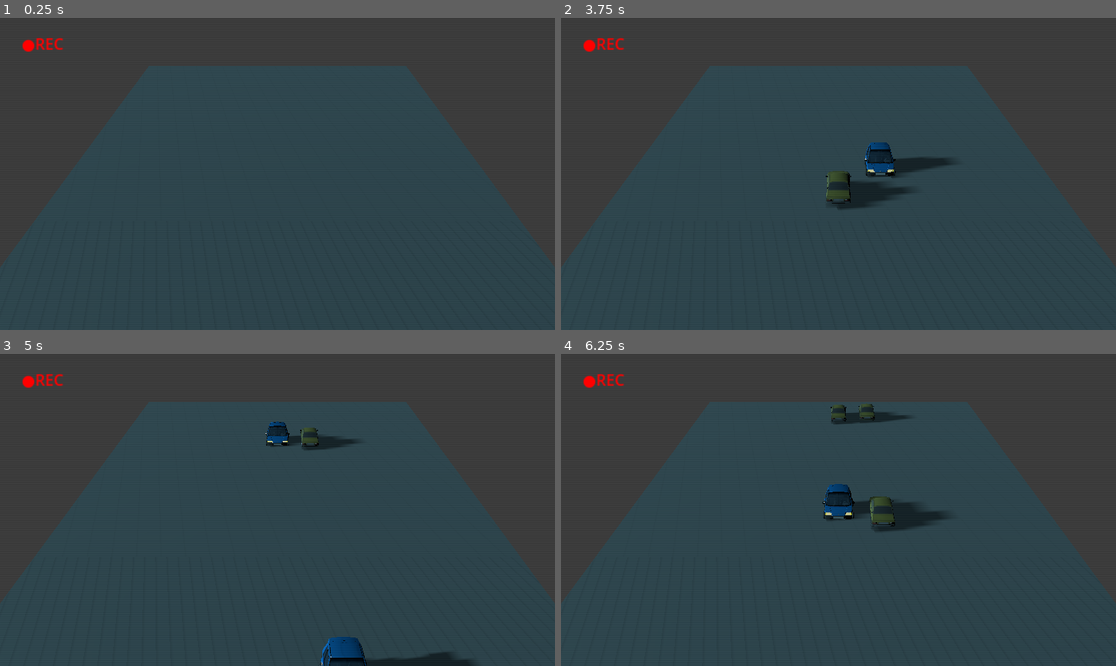
Above: before the commit, frames 1-4 (two rows, left to right).
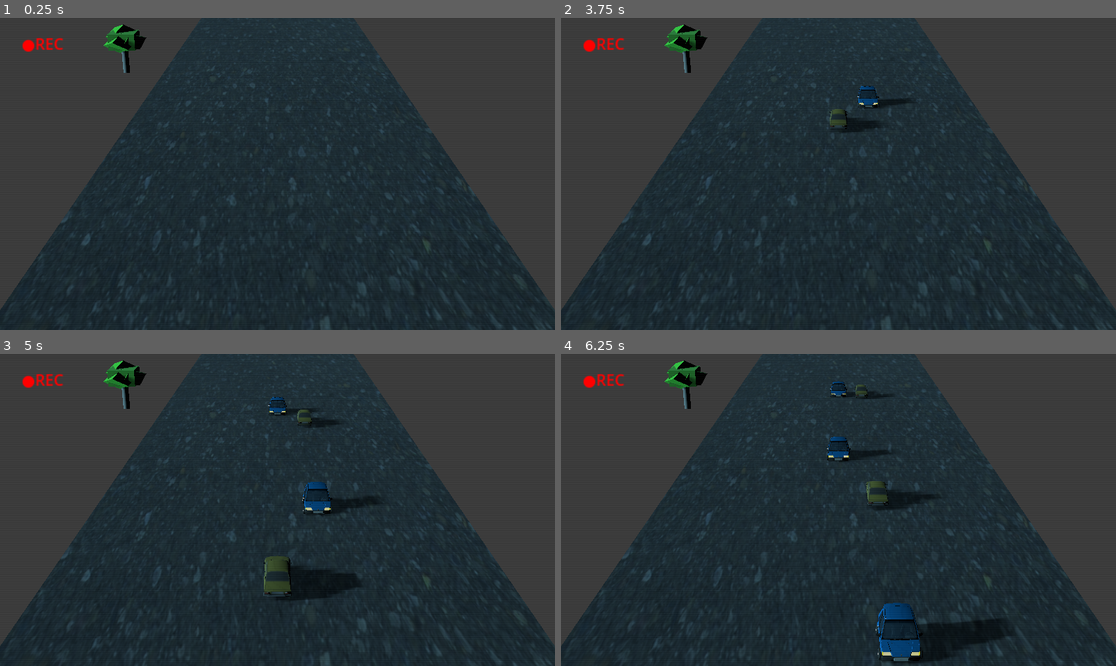
Above: after the commit, the same moments.

Repository: JamesAyala67/ncap-simulator
Game: Godot game, scene res://main.tscn
Same seed, same stepped clock (60 frames per second), same inputs: the game is played once before the commit and once after it.
Inputs (mouse positions are in pixels of both pictures, inside the frame that each line leads up to):
- Up to frame 1 (0.25 s): no input
- Up to frame 2 (3.75 s): tap Enter at 0.5, 2 s; move the mouse to (960, 158) at 0.52 s; hold Ctrl 0.53-1.25 s; click (960, 158) at 0.67 s; tap Space at 1.25 s; drag from (727, 189) to (810, 236) at 1.27 s; move the mouse to (894, 105) at 2.02 s; hold Ctrl 2.03-2.75 s; click (894, 105) at 2.17 s; drag from (810, 236) to (672, 127) at 2.77 s; move the mouse to (1005, 220) at 3.52 s; hold Ctrl from 3.53 s (still down); click (1005, 220) at 3.67 s
- Up to frame 3 (5 s): release Ctrl at 4.25 s; drag from (111, 463) to (194, 432) at 4.27 s
- Up to frame 4 (6.25 s): move the mouse to (866, 510) at 5.02 s; hold Ctrl 5.03-5.75 s; click (866, 510) at 5.17 s; drag from (755, 432) to (727, 525) at 5.77 s

The runs differ from the first frame. In frame 1, 40% of the frame differs, in the area x 0-100%, y 0-100%; in frame 2, 40%; in frame 3, 42%; in frame 4, 42%.

Commit message:
Improved Graphics

Diff:
--- /dev/null
+++ b/assets/scenes/platform_scene.gdshader
@@ -0,0 +1,14 @@
+shader_type spatial;
+
+void vertex() {
+	// Called for every vertex the material is visible on.
+}
+
+void fragment() {
+	// Called for every pixel the material is visible on.
+}
+
+//void light() {
+//	// Called for every pixel for every light affecting the material.
+//	// Uncomment to replace the default light processing function with this one.
+//}
--- a/assets/scenes/platform_scene.tscn
+++ b/assets/scenes/platform_scene.tscn
@@ -1,16 +1,83 @@
-[gd_scene load_steps=3 format=3 uid="uid://7d3opusjinc6"]
+[gd_scene load_steps=11 format=3 uid="uid://7d3opusjinc6"]
+
+[ext_resource type="Texture2D" uid="uid://emmy42hjy3e6" path="res://assets/textures/2010-09-04_08-50-38.jpg" id="1_oe23o"]
 
 [sub_resource type="BoxMesh" id="BoxMesh_q6cjc"]
 
+[sub_resource type="StandardMaterial3D" id="StandardMaterial3D_q6cjc"]
+albedo_texture = ExtResource("1_oe23o")
+metallic_specular = 0.43
+
 [sub_resource type="BoxShape3D" id="BoxShape3D_oe23o"]
+
+[sub_resource type="BoxMesh" id="BoxMesh_oe23o"]
+
+[sub_resource type="StandardMaterial3D" id="StandardMaterial3D_oe23o"]
+albedo_color = Color(0.79913, 0.0667829, 4.81307e-07, 1)
+
+[sub_resource type="CylinderMesh" id="CylinderMesh_q6cjc"]
+
+[sub_resource type="BoxMesh" id="BoxMesh_bulxv"]
+
+[sub_resource type="StandardMaterial3D" id="StandardMaterial3D_s8mbc"]
+albedo_color = Color(0.447059, 1, 0.313726, 1)
+
+[sub_resource type="StandardMaterial3D" id="StandardMaterial3D_vtxbh"]
+albedo_color = Color(0.317647, 1, 0.188235, 1)
 
 [node name="platformScene" type="Node3D"]
 
 [node name="MeshInstance3D" type="MeshInstance3D" parent="."]
-transform = Transform3D(15, 0, 0, 0, 0.5, 0, 0, 0, 50, 0, 0, 0)
+transform = Transform3D(13.876, 0, 0, 0, 0.5, 0, 0, 0, 61.3713, 0, 0, -19.1501)
 mesh = SubResource("BoxMesh_q6cjc")
+surface_material_override/0 = SubResource("StandardMaterial3D_q6cjc")
 
 [node name="StaticBody3D" type="StaticBody3D" parent="MeshInstance3D"]
 
 [node name="CollisionShape3D" type="CollisionShape3D" parent="MeshInstance3D/StaticBody3D"]
 shape = SubResource("BoxShape3D_oe23o")
+
+[node name="Node3D" type="Node3D" parent="MeshInstance3D"]
+
+[node name="MeshInstance3D2" type="MeshInstance3D" parent="."]
+transform = Transform3D(15, 0, 0, 0, 1, 0, 0, 0, 1, 0, 0.437375, 11.9908)
+mesh = SubResource("BoxMesh_oe23o")
+surface_material_override/0 = SubResource("StandardMaterial3D_oe23o")
+
+[node name="Tree" type="Node3D" parent="."]
+transform = Transform3D(0.5, 0, 0, 0, 0.3, 0, 0, 0, 0.5, -9.61487, -1.78719, -32.8103)
+
+[node name="Node3D" type="Node3D" parent="Tree"]
+
+[node name="MeshInstance3D" type="MeshInstance3D" parent="Tree"]
+transform = Transform3D(1, 0, 0, 0, 3, 0, 0, 0, 1, -4.25584, 1.19943, 7.8405)
+mesh = SubResource("CylinderMesh_q6cjc")
+
+[node name="MeshInstance3D2" type="MeshInstance3D" parent="Tree"]
+transform = Transform3D(4, 0, 0, 0, 4, 0, 0, 0, 4, -4.23281, 6.61481, 7.82344)
+mesh = SubResource("BoxMesh_bulxv")
+surface_material_override/0 = SubResource("StandardMaterial3D_s8mbc")
+
+[node name="MeshInstance3D3" type="MeshInstance3D" parent="Tree"]
+transform = Transform3D(2.12543, 0.952977, 1.8906, -1.22738, 2.73743, 0, -1.72513, -0.773497, 2.32929, -3.27776, 6.45574, 8.00721)
+mesh = SubResource("BoxMesh_bulxv")
+skeleton = NodePath("../MeshInstance3D2")
+surface_material_override/0 = SubResource("StandardMaterial3D_vtxbh")
+
+[node name="MeshInstance3D4" type="MeshInstance3D" parent="Tree"]
+transform = Transform3D(2.12543, 0.952977, 1.8906, -1.98338, 1.83352, 1.30552, -0.740779, -2.17486, 1.92905, -4.68601, 7.7124, 6.826)
+mesh = SubResource("BoxMesh_bulxv")
+skeleton = NodePath("../MeshInstance3D2")
+surface_material_override/0 = SubResource("StandardMaterial3D_vtxbh")
+
+[node name="MeshInstance3D5" type="MeshInstance3D" parent="Tree"]
+transform = Transform3D(2.12543, 0.952977, 1.8906, -1.98338, 1.83352, 1.30552, -0.740779, -2.17486, 1.92905, -4.61631, 5.52235, 7.31923)
+mesh = SubResource("BoxMesh_bulxv")
+skeleton = NodePath("../MeshInstance3D2")
+surface_material_override/0 = SubResource("StandardMaterial3D_vtxbh")
+
+[node name="MeshInstance3D6" type="MeshInstance3D" parent="Tree"]
+transform = Transform3D(2.12543, 0.952977, 1.8906, -1.98338, 1.83352, 1.30552, -0.740779, -2.17486, 1.92905, -4.61631, 6.19404, 8.89175)
+mesh = SubResource("BoxMesh_bulxv")
+skeleton = NodePath("../MeshInstance3D2")
+surface_material_override/0 = SubResource("StandardMaterial3D_vtxbh")
--- a/assets/scripts/main.gd
+++ b/assets/scripts/main.gd
@@ -63,11 +63,18 @@
 	var entity_scene = spawn_entities.pick_random()
 	var entity = entity_scene.instantiate()
 	entity.global_transform = spawn_point.global_transform
+	var Violator = randi() % 2 == 0
+	print(Violator)
 
 	var randomized_speed = spawn_speed + randf_range(-spawn_speed_variance, spawn_speed_variance)
 	entity.set("speed", max(randomized_speed, 0.1))
-
+	entity.set_meta("violator", Violator)
+	print(entity)
+	print(entity.speed)
+	print(entity)
 	add_child(entity)
+	#entity.is_violator = Violator
+	#print(entity.is_violator)
 
 func _on_speed_timer():
 	# Increase base speed
--- a/main.tscn
+++ b/main.tscn
@@ -45,12 +45,12 @@
 transform = Transform3D(1, 0, 0, 0, 1, 0, 0, 0, 1, 0, 0, -7.65407)
 
 [node name="Camera3D" type="Camera3D" parent="."]
-transform = Transform3D(1, 0, 0, 0, 0.917248, 0.398317, 0, -0.398317, 0.917248, 0, 9.56295, 4.58482)
+transform = Transform3D(1, 0, 0, 0, 0.925216, 0.37944, 0, -0.37944, 0.925216, 0, 9.56295, 13.3142)
 current = true
 fov = 27.0
 
 [node name="DirectionalLight3D" type="DirectionalLight3D" parent="."]
-transform = Transform3D(0.173648, 0.254887, -0.951251, 0, 0.965926, 0.258819, 0.984808, -0.0449434, 0.167731, -19.4089, 9.08284, 0)
+transform = Transform3D(0.173648, 0.254887, -0.951251, -0.0171013, 0.966561, 0.255867, 0.984659, -0.0281632, 0.1722, -13.6187, 9.08284, 0)
 light_color = Color(0.62, 0.905, 1, 1)
 light_angular_distance = 15.0
 light_specular = 3.5
Not shown, added: assets/scenes/platform_scene.gdshader.uid
Binary file added: assets/textures/2010-09-04_08-50-38.jpg
Not shown, added: assets/textures/2010-09-04_08-50-38.jpg.import
Binary file added: assets/textures/Road texture.jpg
Not shown, added: assets/textures/Road texture.jpg.import
